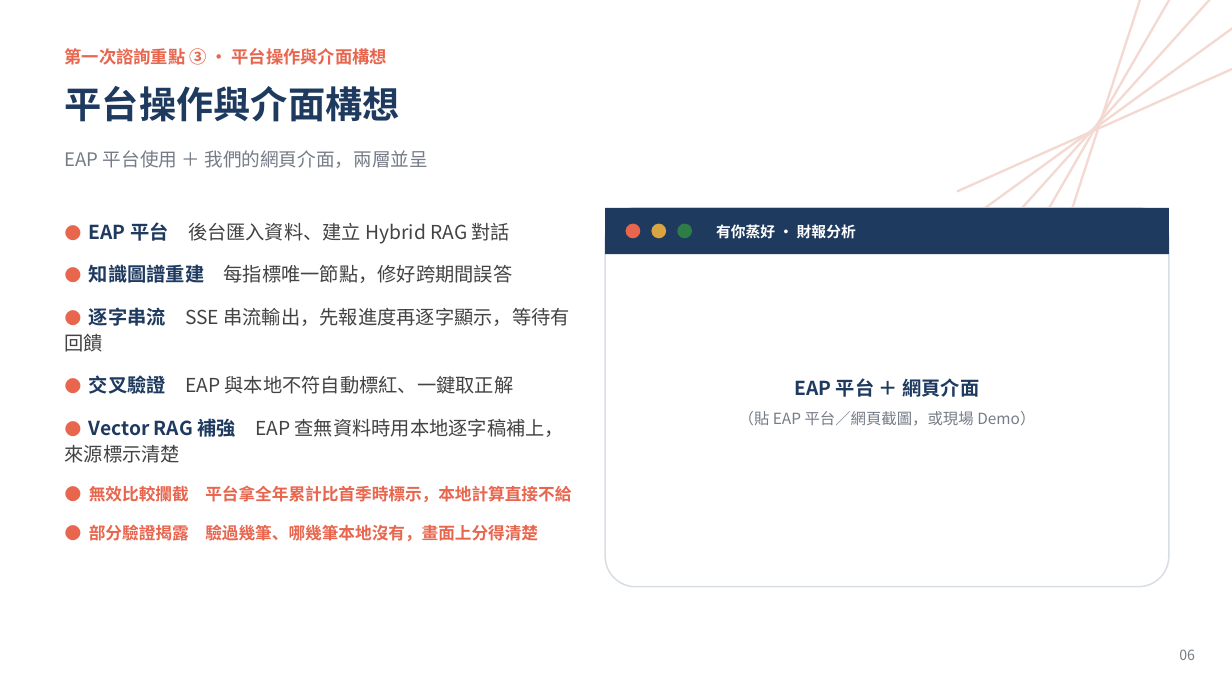
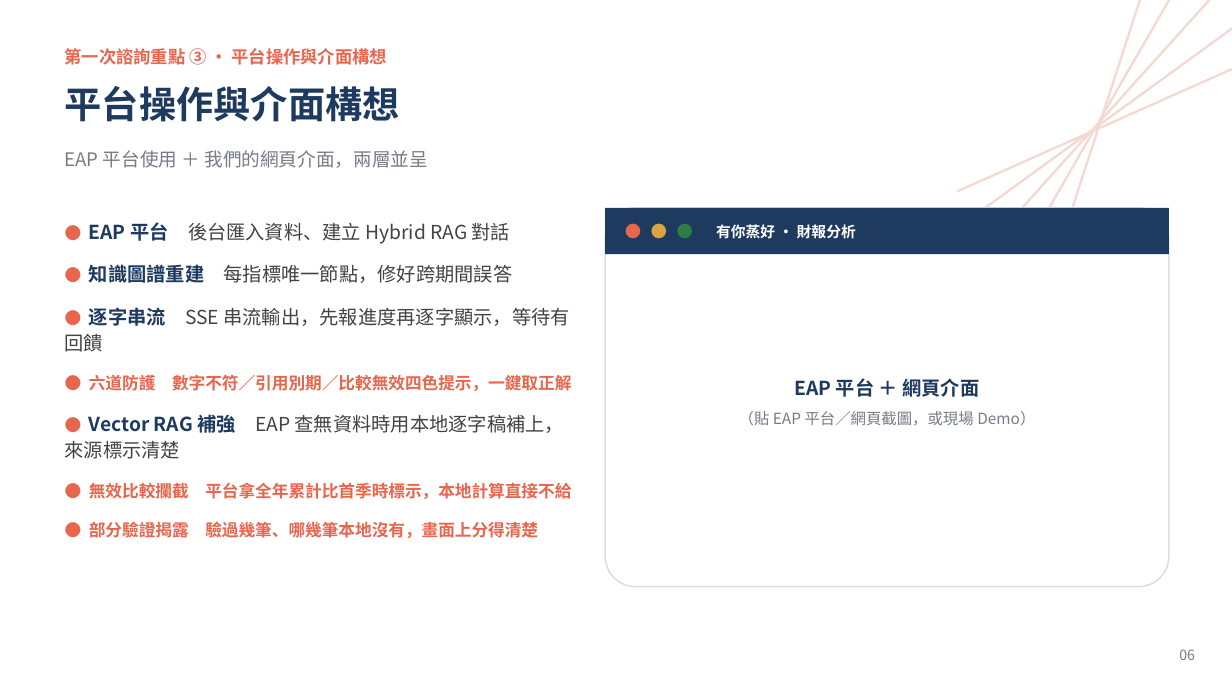
Before and after one commit to WangChiaChen/hybrid-rag-project, a slide deck: slide 6 of 顧問簡報_升級版.pptx. Drawn at 1232x693 pixels with LibreOffice and Linux fonts; fonts in the diff are those of the drawing. Boxes give left, top, right and bottom in pixels: in the first picture for what was removed or moved away, otherwise in the second. Text is boxed around its words. In the diff, an @@ line names an element or a change of style, - is before the commit and + after.

```diff
--- a/顧問簡報_升級版.pptx
+++ b/顧問簡報_升級版.pptx
@@ text at bbox=[89, 375, 571, 391]: text changed; size 15 to 13 pt; text colour #434343 to #E8654E; bold on @@
-● 交叉驗證 EAP 與本地不符自動標紅、一鍵取正解
+● 六道防護 數字不符／引用別期／比較無效四色提示，一鍵取正解
```
Also in this commit, not shown: 3 other slides changed, 1 other file.
